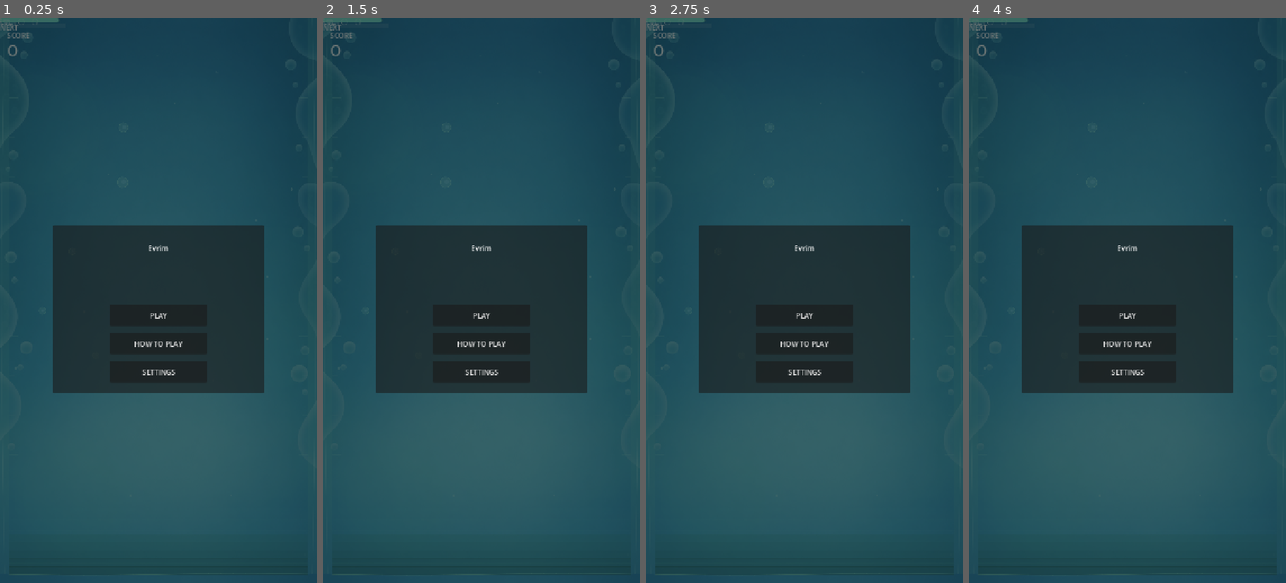
Above: before the commit, frames 1-4 (left to right).
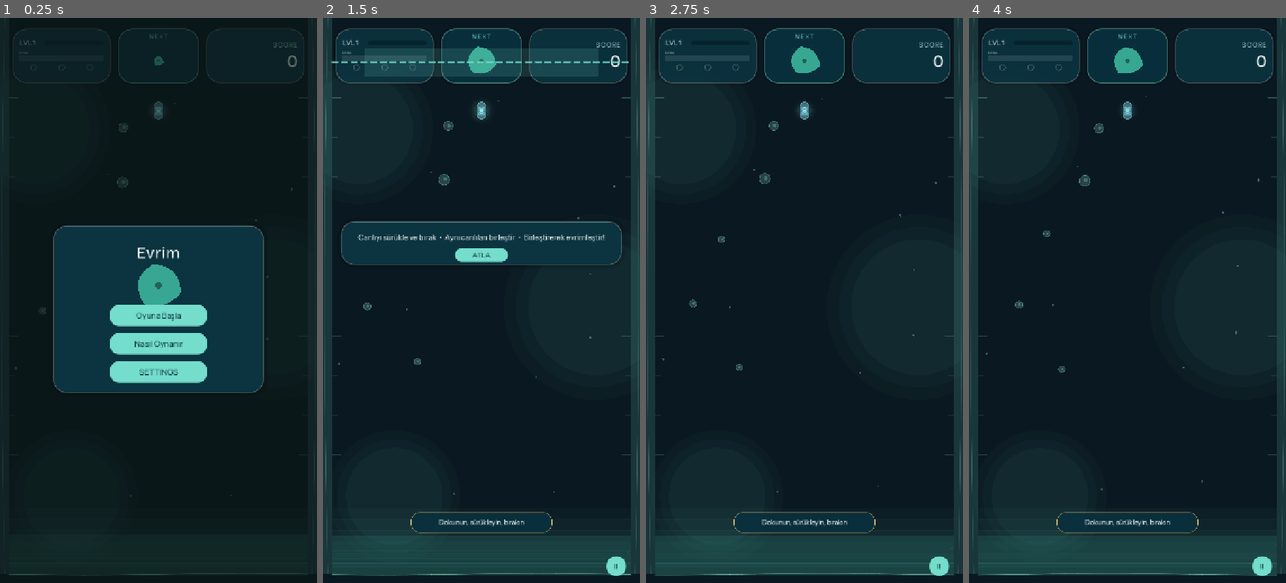
Above: after the commit, the same moments.

Repository: Trend25/Evolution_Game
Game: Godot game, scene res://scenes/Main.tscn
Two runs of this game, one before a commit and one after it. Both use one fixed random seed, a clock stepped at 60 frames per second and the inputs below.
Inputs (mouse positions are in pixels of both pictures, inside the frame that each line leads up to):
- Up to frame 1 (0.25 s): no input
- Up to frame 2 (1.5 s): click (481, 317) at 0.5 s, where only the run after the commit has a clickable "Oyuna Başla"; click (614, 566) at 1.25 s, where only the run after the commit has a clickable "II"
- Up to frame 3 (2.75 s): click (804, 255) at 2 s, where only the run after the commit has a clickable "ATLA"
- Up to frame 4 (4 s): click (1260, 566) at 2.75 s, where only the run after the commit has a clickable "II"; click (1260, 566) at 3.5 s, where only the run after the commit has a clickable "II"

The runs differ from the first frame. In frame 1, 85% of the frame differs, in the area x 0-100%, y 0-100%; in frame 2, 71%; in frame 3, 73%; in frame 4, 73%.
Error before the commit: Parse Error: Identifier "GrayboxConfig" not declared in the current scope. (res://scripts/game_manager.gd:200)

Commit message:
fix: restore Play action on fresh Android install

Diff:
--- a/project.godot
+++ b/project.godot
@@ -26,6 +26,7 @@
 GameFlow="*res://scripts/game_flow.gd"
 AudioManager="*res://scripts/audio_manager.gd"
 GameplayWatchdog="*res://scripts/gameplay_watchdog.gd"
+GrayboxConfig="*res://scripts/graybox_config.gd"
 
 [display]
 
